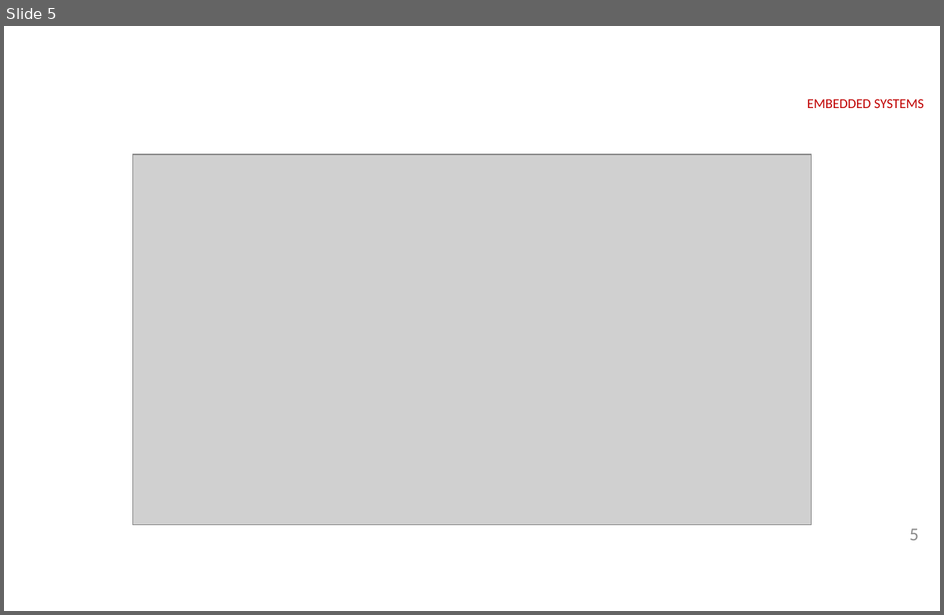
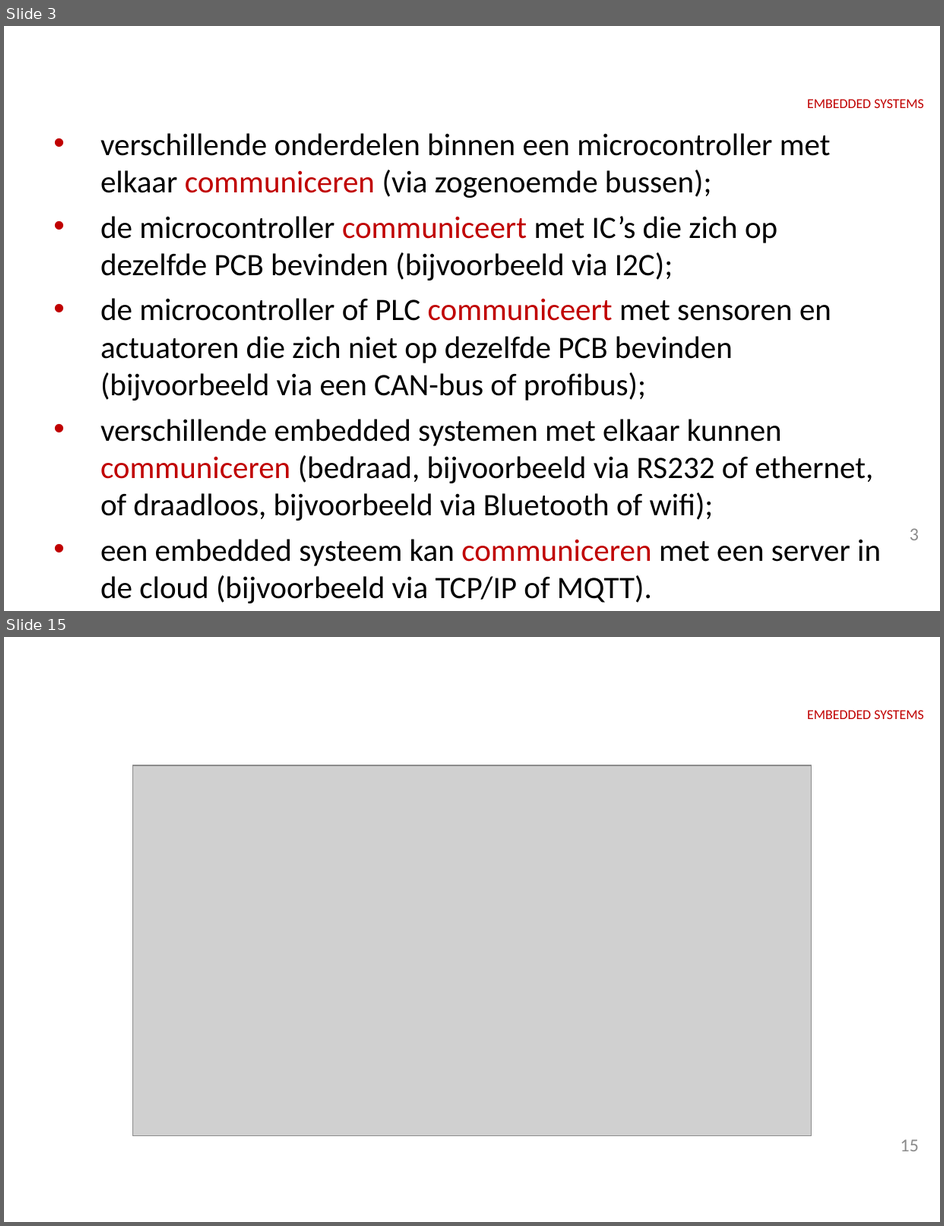
Before and after one commit to HR-ELEKTRO/ems2, a slide deck: Presentaties/EMS20_week1_theorie.pptx. Shown one above the other, each under a label of ours: slide 5 before the commit, slides 3 and 15 after it; the slides between them are not shown. The pictures are 944x615 and 944x1226 pixels, drawn with LibreOffice and Linux fonts; fonts in the diff are those of the drawing; grey boxes stand for pictures; background and template pictures are left out. Boxes give left, top, right and bottom in pixels: in the first picture for what was removed or moved away, otherwise in the second. Text is boxed around its words. In the diff, an @@ line names an element or a change of style, - is before the commit and + after.

```diff
--- a/Presentaties/EMS20_week1_theorie.pptx
+++ b/Presentaties/EMS20_week1_theorie.pptx
@@ slide 3 added at box(4, 26, 940, 611), background #FFFFFF; not listed: 1 template element that a slide beside it also shows @@
@@ title added at box(44, 26, 899, 112), 40 pt, text #FFFFFF, bold @@
+Je leert hoe:
@@ text added at box(101, 133, 881, 566), 24 pt, text #000000 @@
+• verschillende onderdelen binnen een microcontroller met elkaar communiceren (via zogenoemde bussen);
+• de microcontroller communiceert met IC’s die zich op dezelfde PCB bevinden (bijvoorbeeld via I2C);
+• de microcontroller of PLC communiceert met sensoren en actuatoren die zich niet op dezelfde PCB bevinden (bijvoorbeeld via een CAN-bus of profibus);
+• verschillende embedded systemen met elkaar kunnen communiceren (bedraad, bijvoorbeeld via RS232 of ethernet, of draadloos, bijvoorbeeld via Bluetooth of wifi);
+• een embedded systeem kan communiceren met een server in de cloud (bijvoorbeeld via TCP/IP of MQTT).
@@ page number added at box(910, 528, 919, 541), 14 pt, text #8C8C8C @@
+3
@@ what was slide 5 is now slide 15 @@
@@ page number at box(901, 1139, 919, 1152): text changed @@
-5
+15
```
Also in this commit, not shown: 1 slide changed, 15 other slides added, 3 slides removed.
